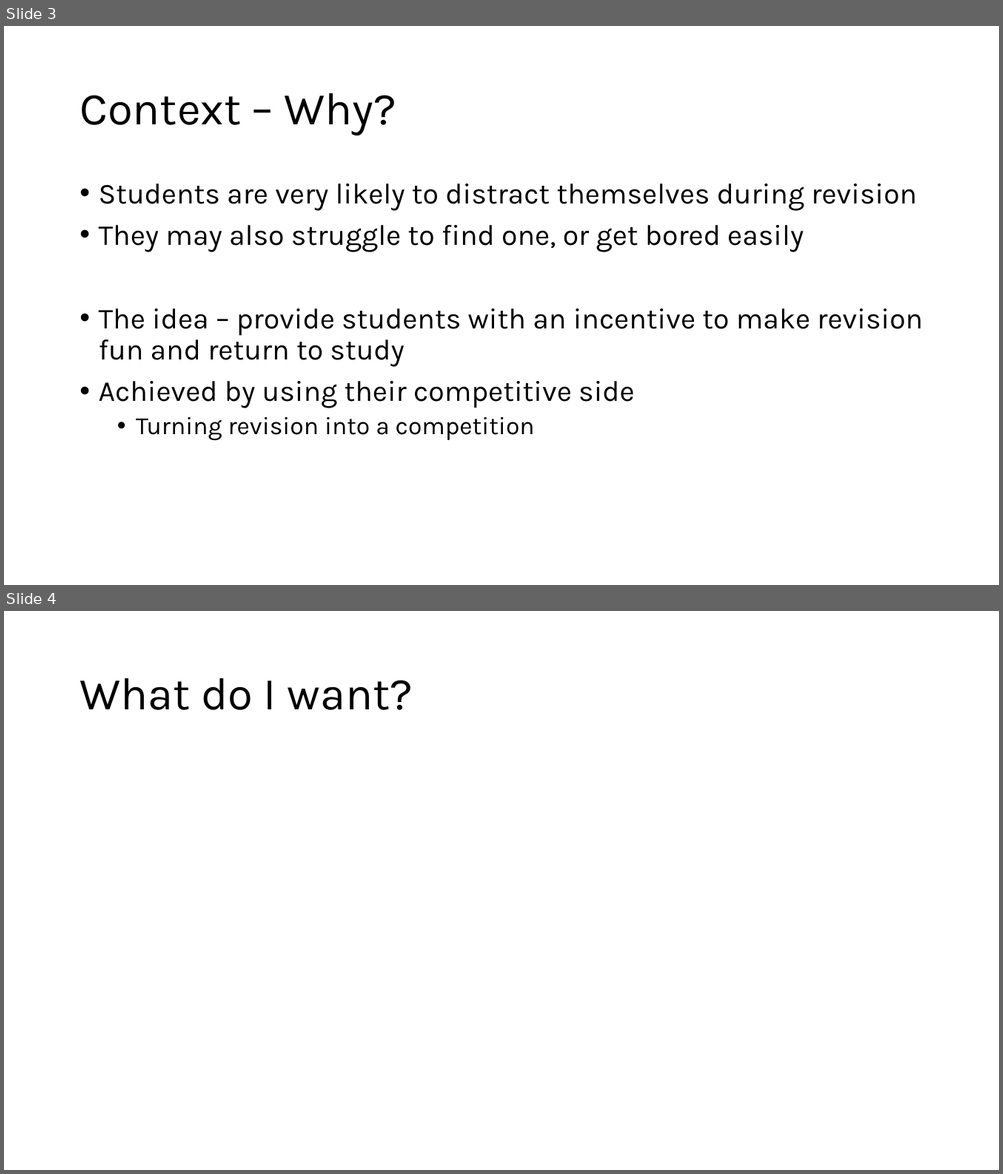
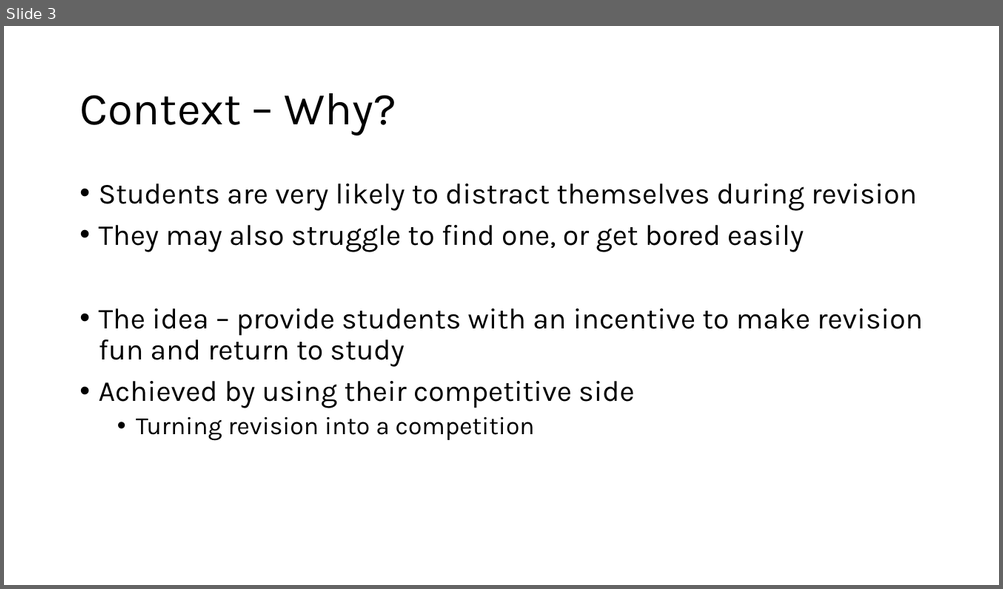
Before and after one commit to shahd9290/Competitive-Revision-Website, a slide deck: documents/Danyal Shah Interim Presentation.pptx. Shown one above the other, each under a label of ours: slides 3 and 4 before the commit, slide 3 after it. The pictures are 1003x1174 and 1003x589 pixels, drawn with LibreOffice and Linux fonts; fonts in the diff are those of the drawing. Boxes give left, top, right and bottom in pixels: in the first picture for what was removed or moved away, otherwise in the second. Text is boxed around its words. In the diff, an @@ line names an element or a change of style, - is before the commit and + after.

```diff
--- a/documents/Danyal Shah Interim Presentation.pptx
+++ b/documents/Danyal Shah Interim Presentation.pptx
@@ slide 4 removed at <box>4,611,999,1170</box>, background #FFFFFF @@
@@ title removed at <box>79,678,412,710</box> @@
-What do I want?
```
Also in this commit, not shown: 1 slide changed, 2 slides added, 1 other slide removed.
